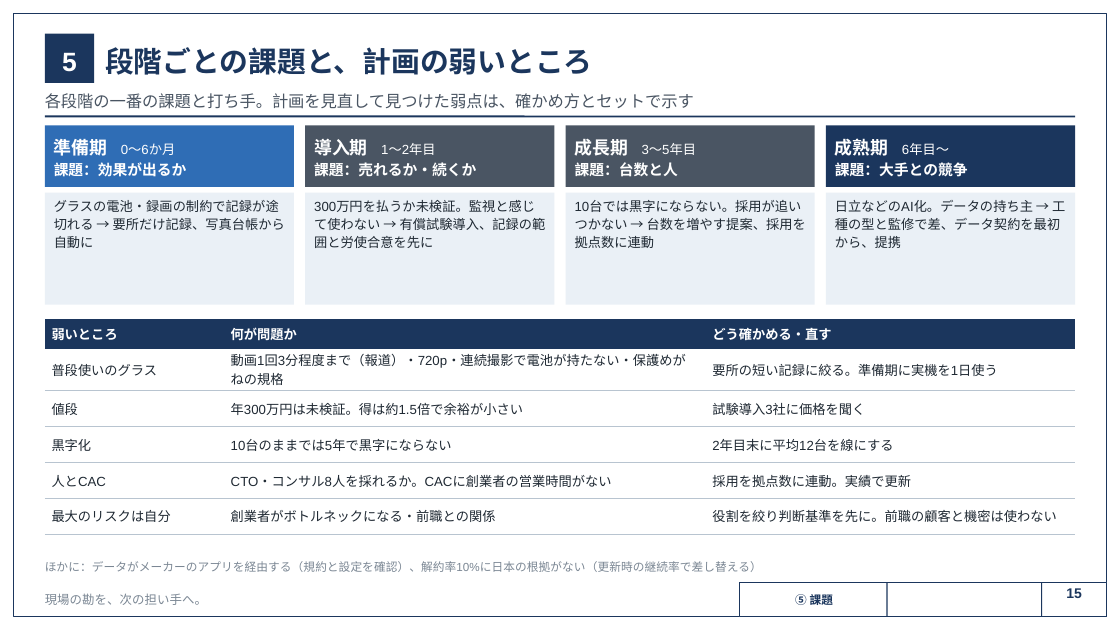
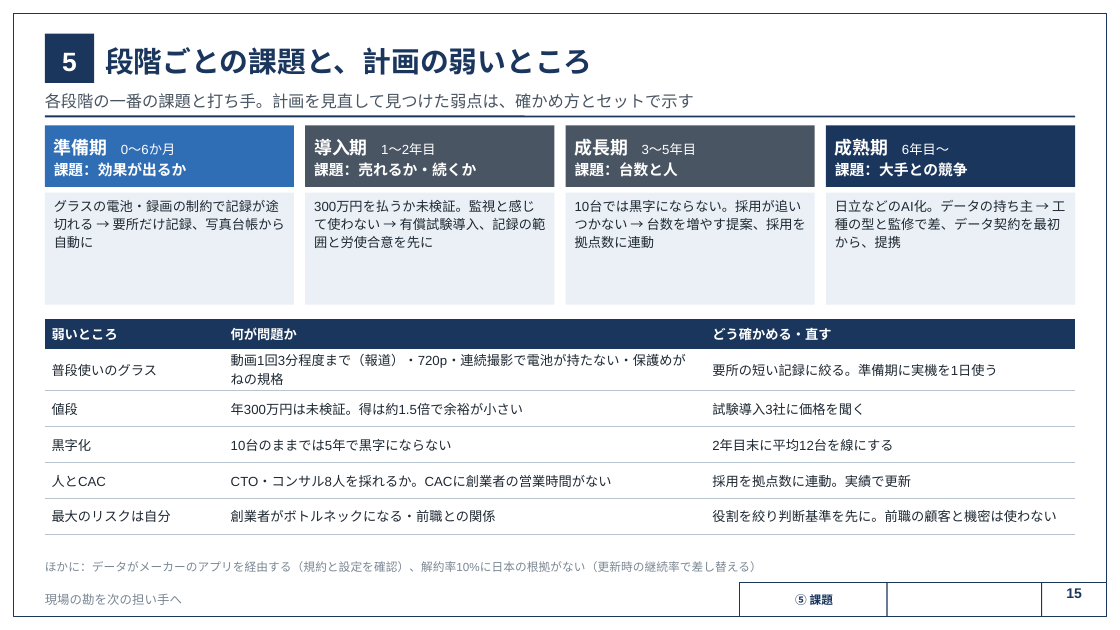
Before and after one commit to SEITOSHIKI/-ai-commute-audio-, a slide deck: slide 15 of deck/カンツギ_事業計画書_16枚版.pptx. Drawn at 1120x630 pixels with LibreOffice and Linux fonts; fonts in the diff are those of the drawing; background and template pictures are left out. Boxes give left, top, right and bottom in pixels: in the first picture for what was removed or moved away, otherwise in the second. Text is boxed around its words. In the diff, an @@ line names an element or a change of style, - is before the commit and + after.

```diff
--- a/deck/カンツギ_事業計画書_16枚版.pptx
+++ b/deck/カンツギ_事業計画書_16枚版.pptx
@@ text at [45, 593, 182, 605]: text changed @@
-現場の勘を、次の担い手へ。
+現場の勘を次の担い手へ
```
Also in this commit, not shown: 15 other slides changed, 20 other files.
